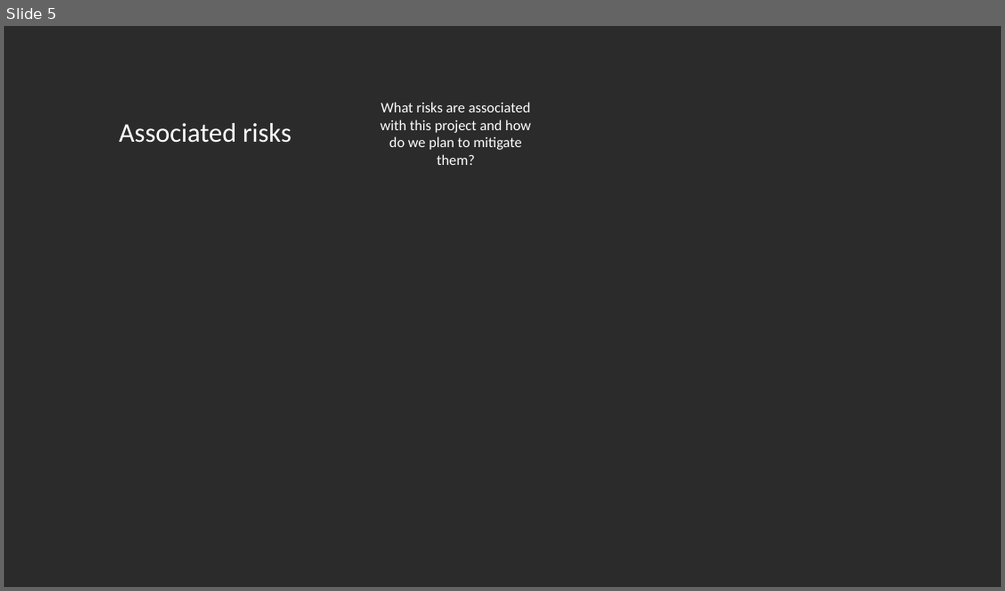
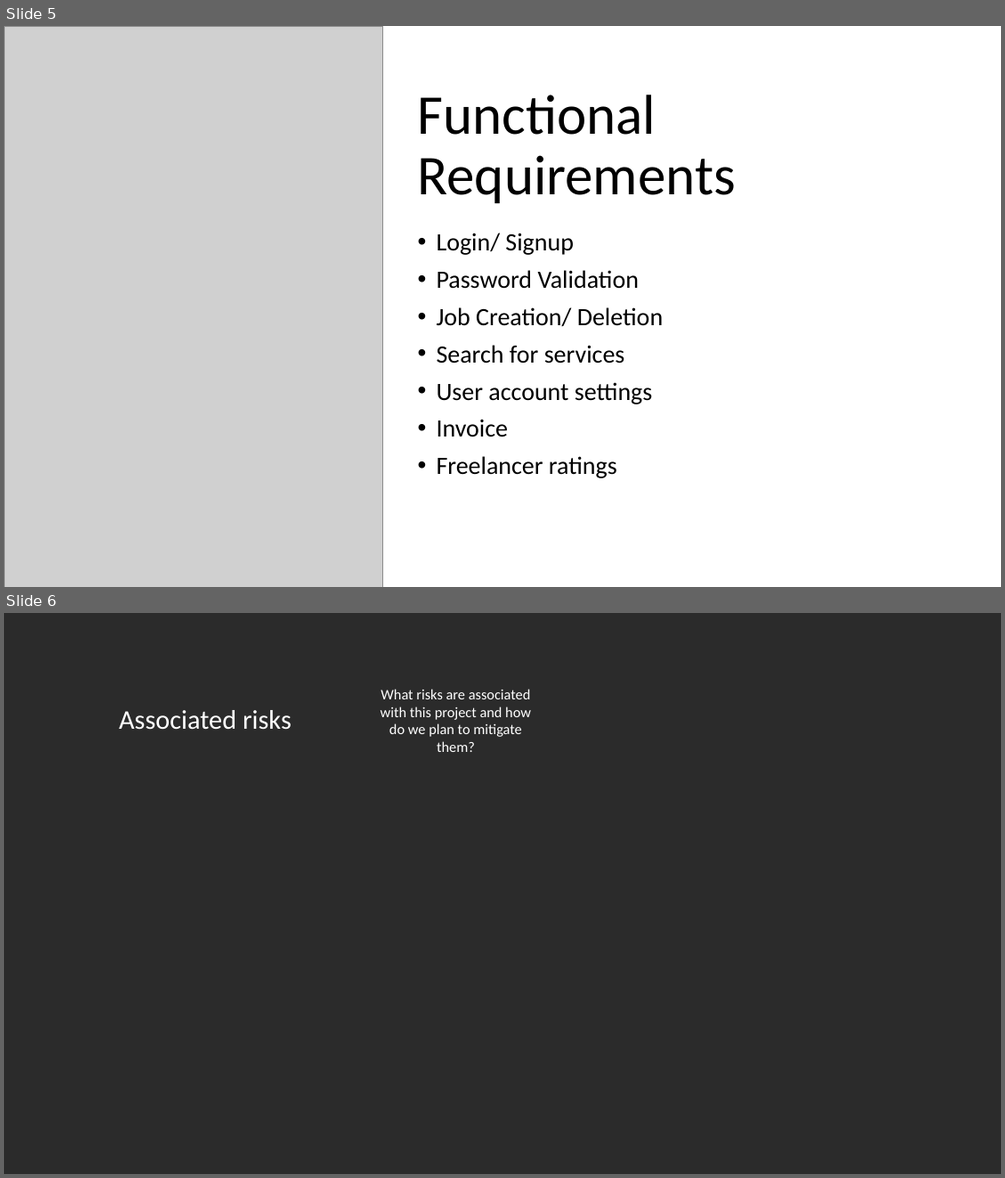
Before and after one commit to A-Hazzard/NE1-FREELANCE, a slide deck: Documents/DRGN Studio Design Review Presentation.pptx. Shown one above the other, each under a label of ours: slide 5 before the commit, slides 5 and 6 after it. The pictures are 1005x591 and 1005x1178 pixels, drawn with LibreOffice and Linux fonts; fonts in the diff are those of the drawing; grey boxes stand for pictures; background and template pictures are left out; a plain dark background stands for a picture behind light text. Boxes give left, top, right and bottom in pixels: in the first picture for what was removed or moved away, otherwise in the second. Text is boxed around its words. In the diff, an @@ line names an element or a change of style, - is before the commit and + after.

Commit message:
presentation  doc updated

```diff
--- a/Documents/DRGN Studio Design Review Presentation.pptx
+++ b/Documents/DRGN Studio Design Review Presentation.pptx
@@ slide 5 added at bbox=[4, 26, 1001, 587], background #FFFFFF @@
@@ picture added at bbox=[4, 26, 383, 587] @@
@@ title added at bbox=[418, 95, 736, 203], 54 pt, text #000000 @@
+Functional Requirements
@@ text added at bbox=[437, 232, 663, 478], 24 pt, text #000000 @@
+• Login/ Signup
+• Password Validation
+• Job Creation/ Deletion
+• Search for services
+• User account settings
+• Invoice
+• Freelancer ratings
@@ what was slide 5 is now slide 6 @@
```
